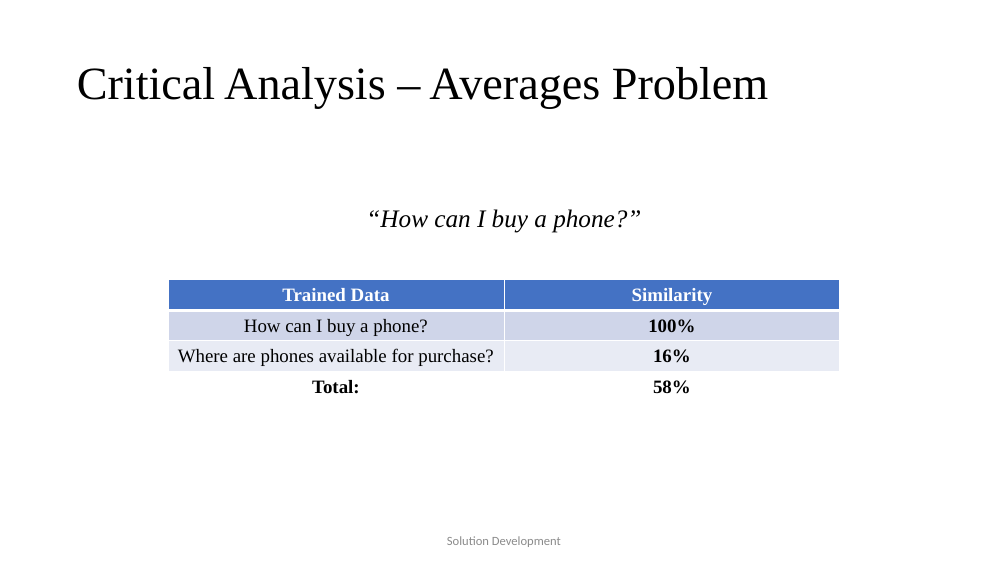
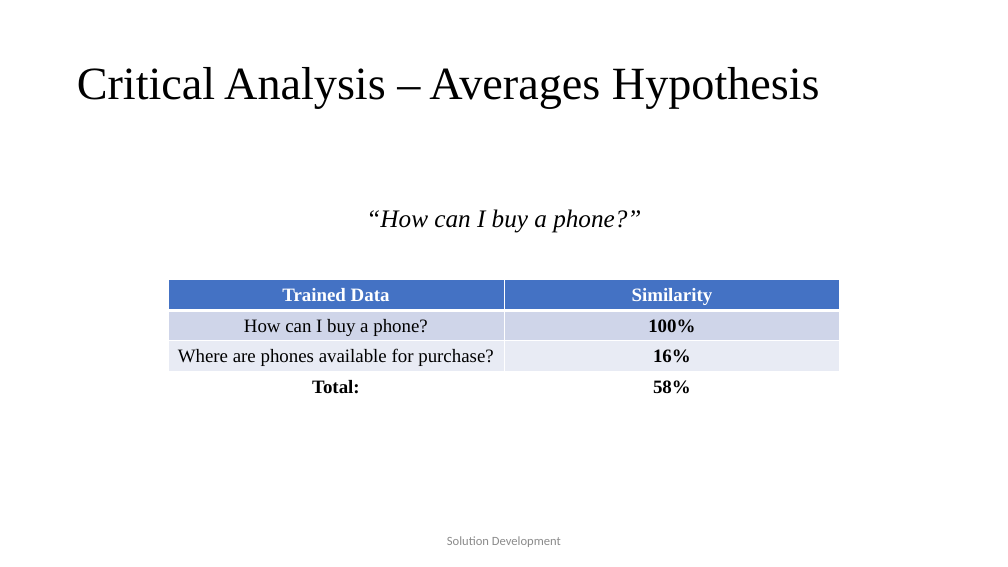
Before and after one commit to JaVonox/AIChatbot, a slide deck: slide 12 of Documentation/100505349.pptx. Drawn at 1008x567 pixels with LibreOffice and Linux fonts; fonts in the diff are those of the drawing. Boxes give left, top, right and bottom in pixels: in the first picture for what was removed or moved away, otherwise in the second. Text is boxed around its words. In the diff, an @@ line names an element or a change of style, - is before the commit and + after.

```diff
--- a/Documentation/100505349.pptx
+++ b/Documentation/100505349.pptx
@@ title at [77, 67, 820, 109]: text changed @@
-Critical Analysis – Averages Problem
+Critical Analysis – Averages Hypothesis
```
Also in this commit, not shown: 5 other slides changed, 1 other file.
